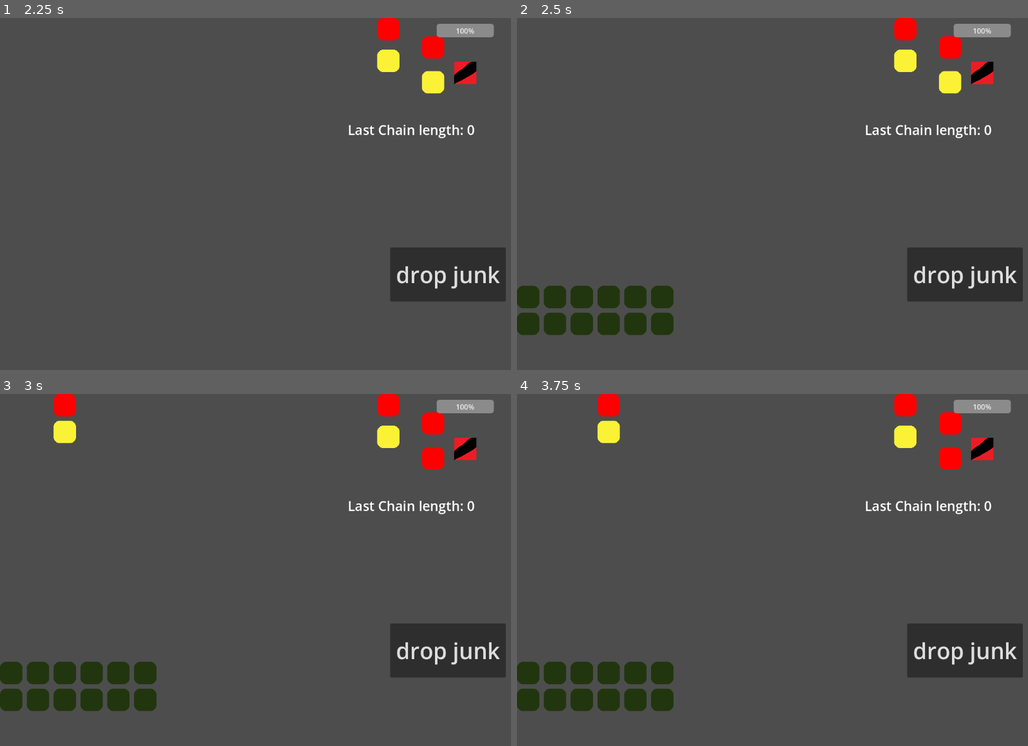
Above: before the commit, frames 1-4 (two rows, left to right).
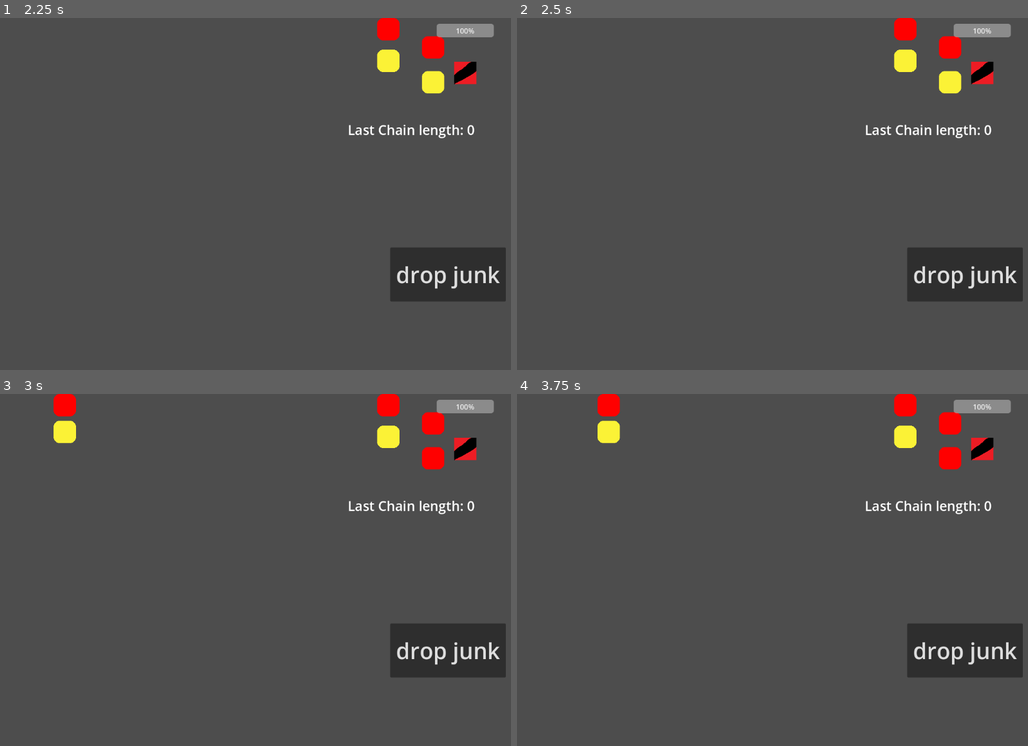
Above: after the commit, the same moments.

Repository: MarGamaDev/PuyoPuyoLike
Game: Godot game, scene res://Scenes/game_manager.tscn
Same seed, same stepped clock (60 frames per second), same inputs: the game is played once before the commit and once after it. This scene is started directly instead of the project's main scene. The engine's default icon, where the game draws it, is replaced by a stand-in: a white triangle on a blue panel in a dark square.
Inputs:
- Up to frame 1 (2.25 s): click "drop junk" at 0.5 s; click "start" at 1.25 s; tap Enter at 2 s; hold D (puyo_right) from 2.03 s (still down); tap 1 (TESTING_player_spawn) at 2.1 s
- Up to frame 2 (2.5 s): keep holding D (puyo_right)
- Up to frame 3 (3 s): tap Space at 2.75 s; release D (puyo_right) at 2.78 s; hold S (puyo_down) from 2.78 s (still down); tap J (puyo_rotate) at 2.85 s
- Up to frame 4 (3.75 s): tap Enter at 3.5 s; release S (puyo_down) at 3.53 s; hold D (puyo_right) from 3.53 s (still down); tap 1 (TESTING_player_spawn) at 3.6 s

Frame 1 is identical in both runs. In frame 2, 3.2% of the frame differs, in the area x 0-31%, y 76-91%; in frame 3, 3.2%; in frame 4, 3.2%.

Commit message:
added funciton to replace all of one color with another/junk

Diff:
--- a/scripts/Data/puyo_queue_event.gd
+++ b/scripts/Data/puyo_queue_event.gd
@@ -1,7 +1,7 @@
 class_name PuyoQueueEvent extends RefCounted
 
 #row = row of junk, random = x random junks, specific = get given a range
-enum EVENT_TYPE {PLAYER, JUNKROW, JUNKRANDOM, JUNKSPECIFIC, JUNKREPLACE, JUNKSLAM}
+enum EVENT_TYPE {PLAYER, JUNK_ROW, JUNK_RANDOM, JUNK_SPECIFIC, JUNK_REPLACE, JUNK_SLAM, COLOR_REPLACE}
 #slam is the replace bottom rows that contain a non-junk puyo
 var event_type : EVENT_TYPE = EVENT_TYPE.PLAYER
 #junk_number is used differently depenign on what type of junk event happens
@@ -9,10 +9,14 @@
 var junk_number : int = 0
 var junk_random : int = 0
 var junk_positions : Array[Vector2i] = []
+var color_to_change : Puyo.PUYO_TYPE = Puyo.PUYO_TYPE.UNDEFINED
+var color_target : Puyo.PUYO_TYPE = Puyo.PUYO_TYPE.UNDEFINED
 
-static func create(type: EVENT_TYPE, junk_num: int = 0, specific_positions: Array[Vector2i] = []):
+static func create(type: EVENT_TYPE, junk_num: int = 0, specific_positions: Array[Vector2i] = [], new_color_to_change := Puyo.PUYO_TYPE.UNDEFINED, new_color_target := Puyo.PUYO_TYPE.UNDEFINED):
 	var instance = PuyoQueueEvent.new()
 	instance.event_type = type
 	instance.junk_number = junk_num
 	instance.junk_positions = specific_positions
+	instance.color_target = new_color_target
+	instance.color_to_change = new_color_to_change
 	return instance
--- a/scripts/game_manager.gd
+++ b/scripts/game_manager.gd
@@ -38,4 +38,4 @@
 	$UI/Button.hide()
 
 func _on_junk_test_pressed() -> void:
-	$GridManager.add_to_spawn_queue(PuyoQueueEvent.create(PuyoQueueEvent.EVENT_TYPE.JUNKSLAM,2))
+	$GridManager.add_to_spawn_queue(PuyoQueueEvent.create(PuyoQueueEvent.EVENT_TYPE.COLOR_REPLACE,0,[],Puyo.PUYO_TYPE.BLUE, Puyo.PUYO_TYPE.JUNK))
--- a/scripts/grid_manager.gd
+++ b/scripts/grid_manager.gd
@@ -196,16 +196,18 @@
 		if next_event.event_type == PuyoQueueEvent.EVENT_TYPE.PLAYER:
 			create_player_puyo()
 		else:
-			if next_event.event_type == PuyoQueueEvent.EVENT_TYPE.JUNKROW:
+			if next_event.event_type == PuyoQueueEvent.EVENT_TYPE.JUNK_ROW:
 				create_junk_row(next_event.junk_number)
-			elif next_event.event_type == PuyoQueueEvent.EVENT_TYPE.JUNKSPECIFIC:
+			elif next_event.event_type == PuyoQueueEvent.EVENT_TYPE.JUNK_SPECIFIC:
 				create_junk_specific(next_event.junk_positions)
-			elif next_event.event_type == PuyoQueueEvent.EVENT_TYPE.JUNKRANDOM:
+			elif next_event.event_type == PuyoQueueEvent.EVENT_TYPE.JUNK_RANDOM:
 				create_junk_random(next_event.junk_number)
-			elif next_event.event_type == PuyoQueueEvent.EVENT_TYPE.JUNKREPLACE:
+			elif next_event.event_type == PuyoQueueEvent.EVENT_TYPE.JUNK_REPLACE:
 				replace_junk_specific(next_event.junk_positions)
-			elif next_event.event_type == PuyoQueueEvent.EVENT_TYPE.JUNKSLAM:
+			elif next_event.event_type == PuyoQueueEvent.EVENT_TYPE.JUNK_SLAM:
 				junk_slam(next_event.junk_number)
+			elif next_event.event_type == PuyoQueueEvent.EVENT_TYPE.COLOR_REPLACE:
+				replace_color(next_event.color_to_change, next_event.color_target)
 			grid_state_check()
 
 #move a puyo from one node to another. overwrites node_to's puyo. used only for resting puyos
@@ -598,3 +600,10 @@
 		for j in range(0, grid_width):
 			junk_array.append(Vector2i(j, i))
 	replace_junk_specific(junk_array)
+
+func replace_color(color_to_replace, to_replace_with):
+	for i in range(0, grid_height):
+		for j in range(0, grid_width):
+			var node_to_check : GridNode = grid[j][i]
+			if node_to_check.is_holding_puyo and node_to_check.puyo.puyo_type == color_to_replace:
+				node_to_check.puyo.set_type(to_replace_with)
